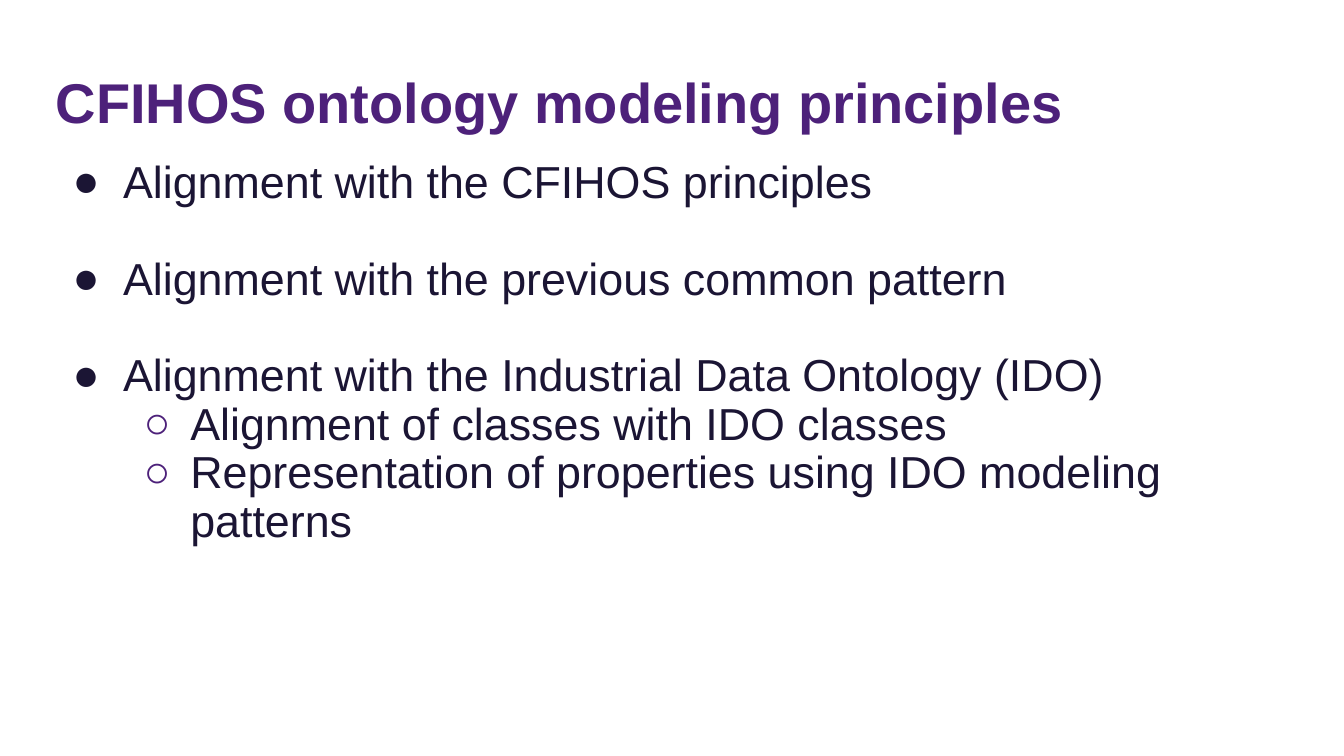
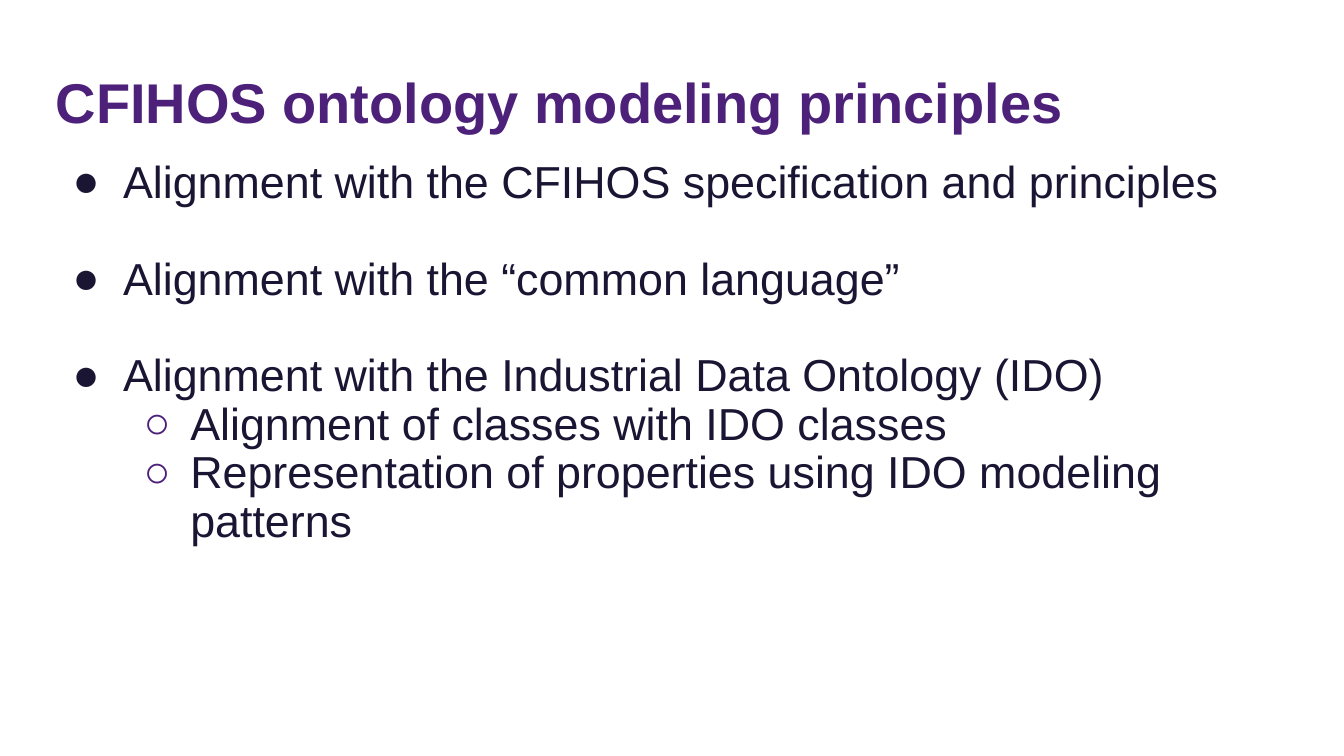
Before and after one commit to tecnomod-um/cfihos, a slide deck: slide 12 of docs/cfihos-ontology.pptx. Drawn at 1344x756 pixels with LibreOffice and Linux fonts; fonts in the diff are those of the drawing. Boxes give left, top, right and bottom in pixels: in the first picture for what was removed or moved away, otherwise in the second. Text is boxed around its words. In the diff, an @@ line names an element or a change of style, - is before the commit and + after.

```diff
--- a/docs/cfihos-ontology.pptx
+++ b/docs/cfihos-ontology.pptx
@@ text at bbox=[123, 165, 1218, 304]: text changed @@
-● Alignment with the CFIHOS principles
-● Alignment with the previous common pattern
+● Alignment with the CFIHOS specification and principles
+● Alignment with the “common language”
```
Also in this commit, not shown: 9 other slides changed.
